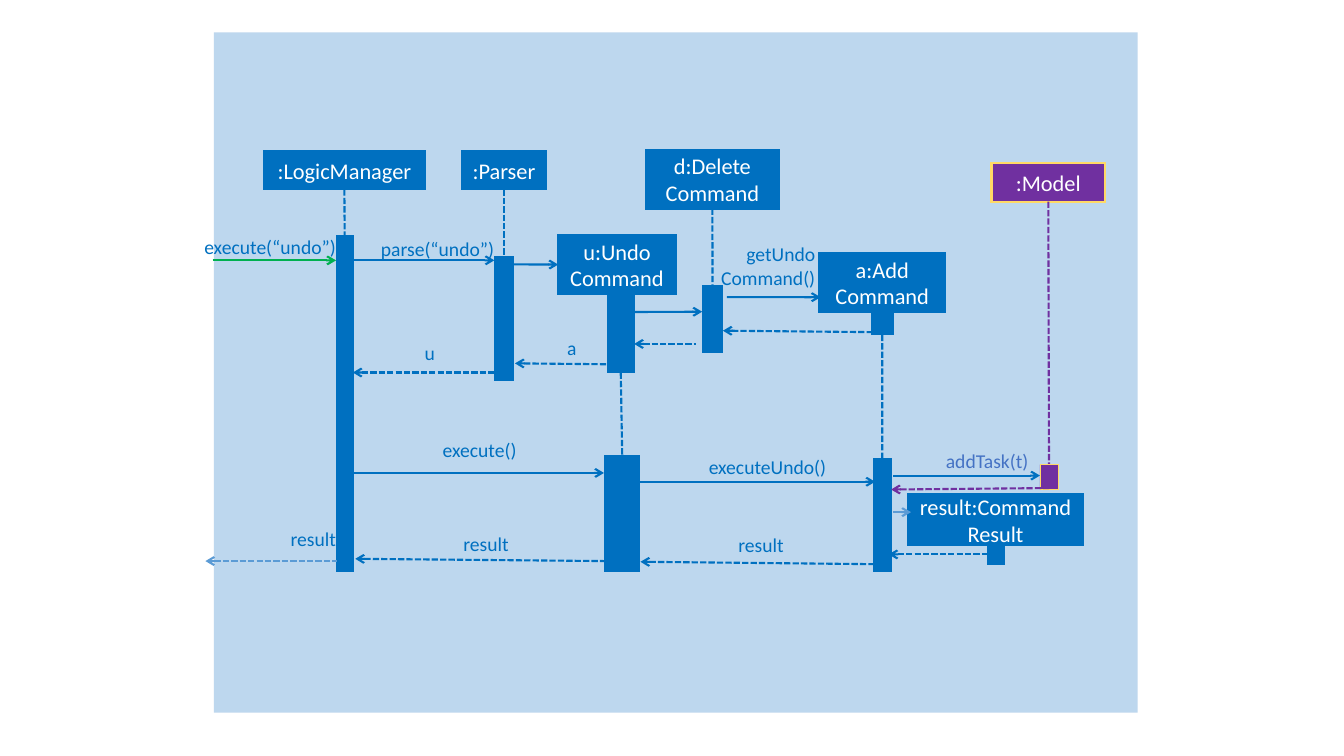
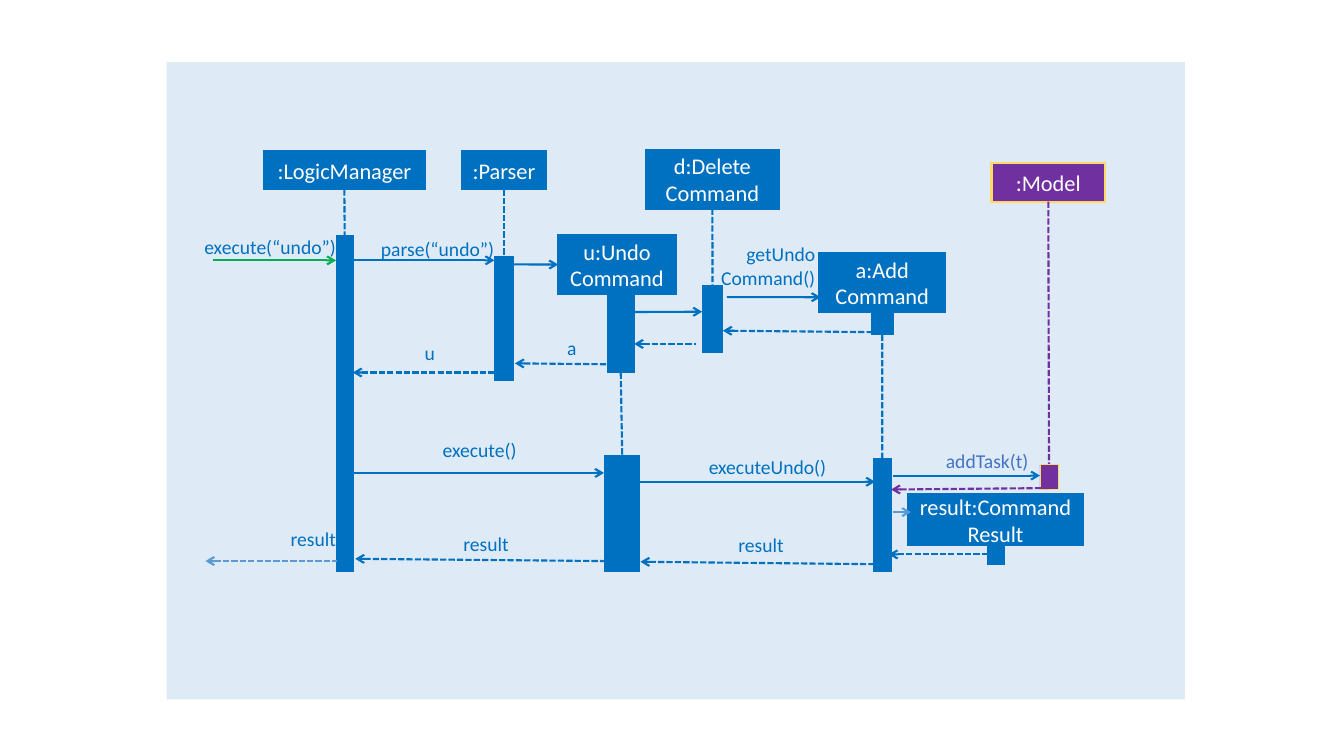
Before and after one commit to CS2103JAN2017-W10-B1/addressbook-level4, a slide deck: slide 1 of docs/diagrams/LogicComponentUndoCommandSequenceDiagram.pptx. Drawn at 1344x756 pixels with LibreOffice and Linux fonts; fonts in the diff are those of the drawing. Boxes give left, top, right and bottom in pixels: in the first picture for what was removed or moved away, otherwise in the second. Text is boxed around its words. In the diff, an @@ line names an element or a change of style, - is before the commit and + after.

```diff
--- a/docs/diagrams/LogicComponentUndoCommandSequenceDiagram.pptx
+++ b/docs/diagrams/LogicComponentUndoCommandSequenceDiagram.pptx
@@ rectangle: place and size @@
-rectangle at [214,32,1138,713]
+rectangle at [166,63,1185,700]
@@ rectangle at [166,63,1185,700]: fill #BDD7EE to #DEEBF7 @@
```
Also in this commit, not shown: 13 other files.
